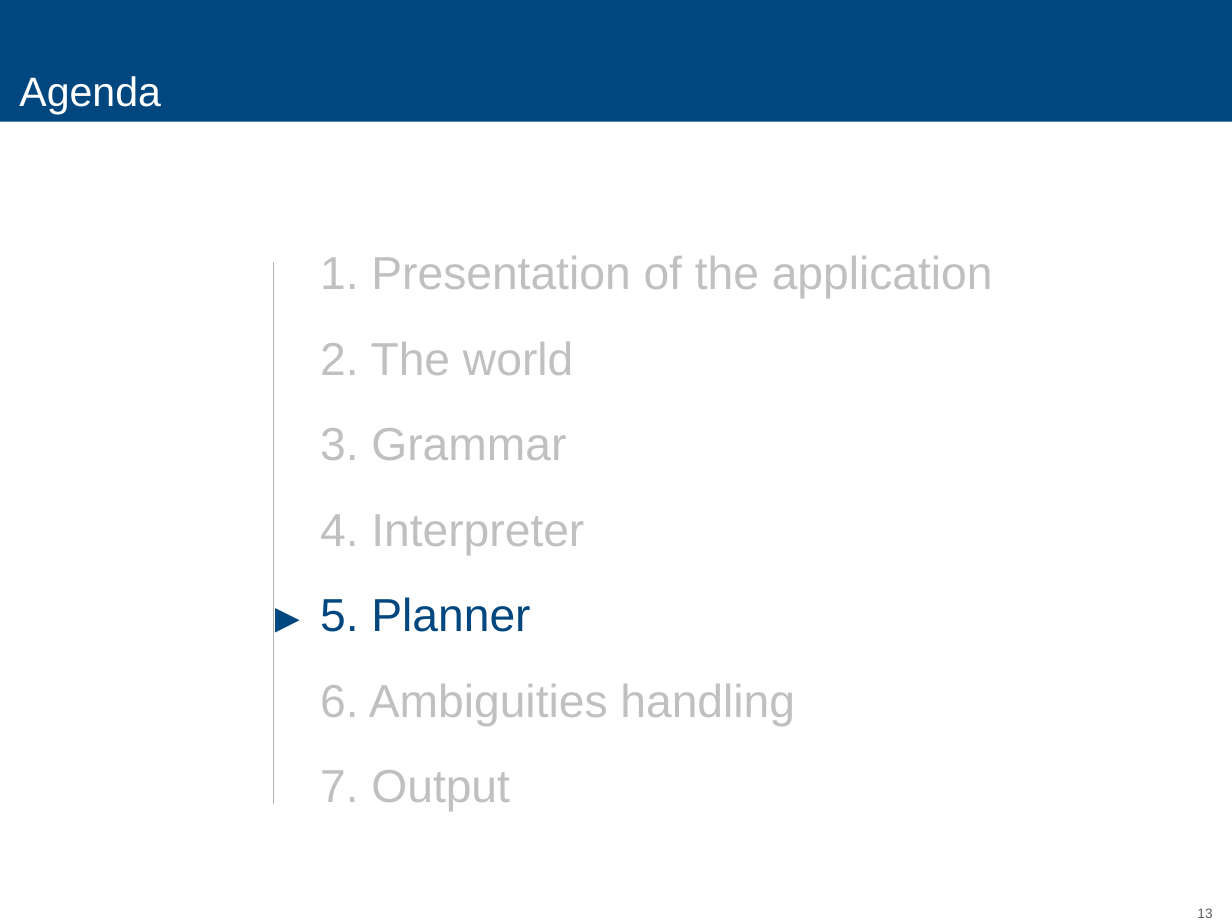
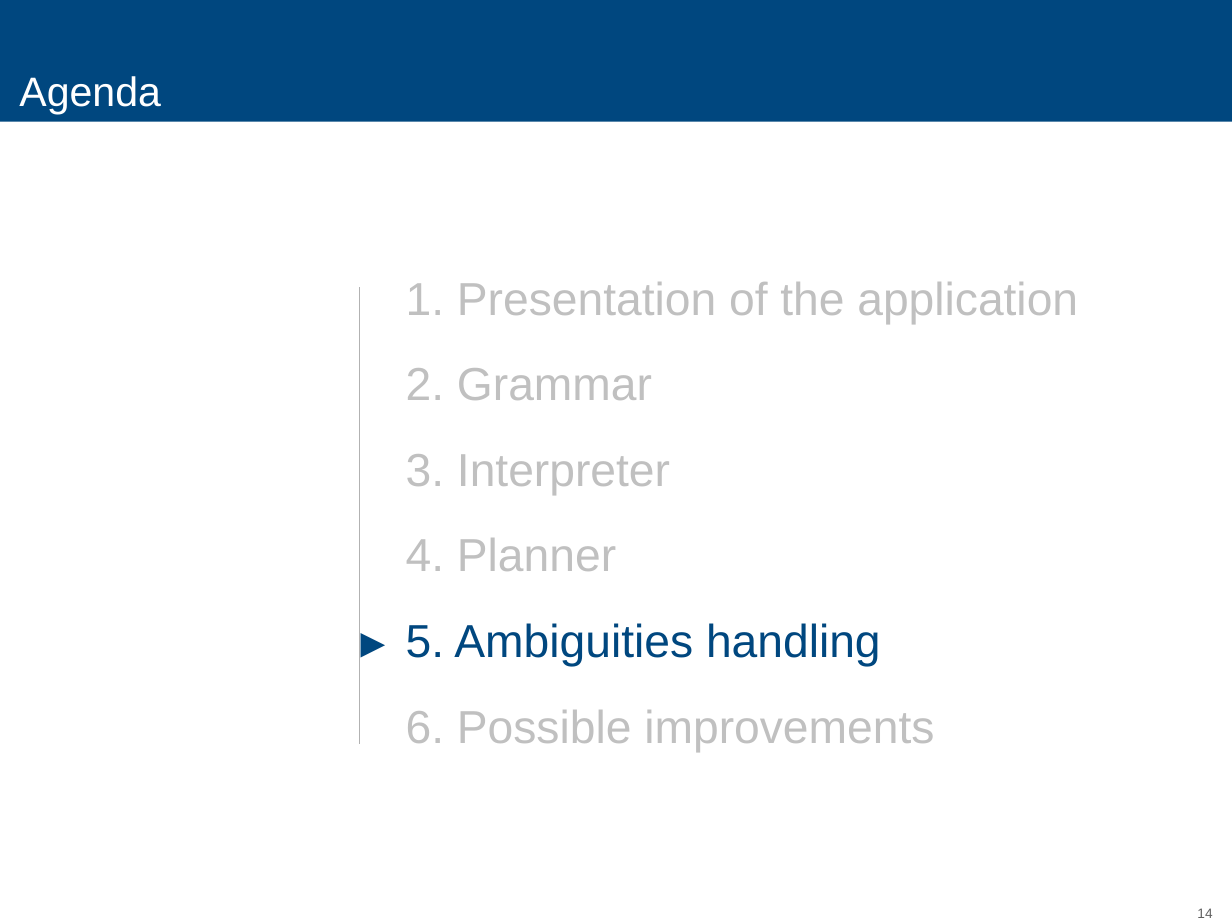
Before and after one commit to Medulli/shrdlite-chalmers, a slide deck: slide 14 of Report/AI.pptx (slide 13 before the commit). Drawn at 1232x924 pixels with LibreOffice and Linux fonts; fonts in the diff are those of the drawing. Boxes give left, top, right and bottom in pixels: in the first picture for what was removed or moved away, otherwise in the second. Text is boxed around its words. In the diff, an @@ line names an element or a change of style, - is before the commit and + after.

```diff
--- a/Report/AI.pptx
+++ b/Report/AI.pptx
@@ line moved from (274, 261) - (274, 804) to (360, 287) - (360, 744) @@
@@ text "1. Presentation of the application": place and size @@
-text "1. Presentation of the application" at box(320, 256, 993, 298)
+text "1. Presentation of the application" at box(406, 282, 1078, 324)
@@ text at box(406, 368, 652, 400): text changed @@
-2. The world
+2. Grammar
@@ text at box(406, 454, 670, 495): text changed @@
-3. Grammar
+3. Interpreter
@@ text at box(406, 538, 616, 571): text changed @@
-4. Interpreter
+4. Planner
@@ text "►": place and size @@
-text "►" at box(255, 585, 340, 647)
+text "►" at box(340, 611, 425, 673)
@@ text at box(406, 623, 881, 667): text changed @@
-5. Planner
+5. Ambiguities handling
@@ text at box(406, 710, 934, 752): text changed @@
-6. Ambiguities handling
+6. Possible improvements
@@ text removed at box(320, 770, 510, 811) @@
-7. Output
@@ page number at box(1197, 908, 1212, 918): text changed @@
-13
+14
```
Also in this commit, not shown: 10 other slides changed, 1 slide added, 3 slides removed.
